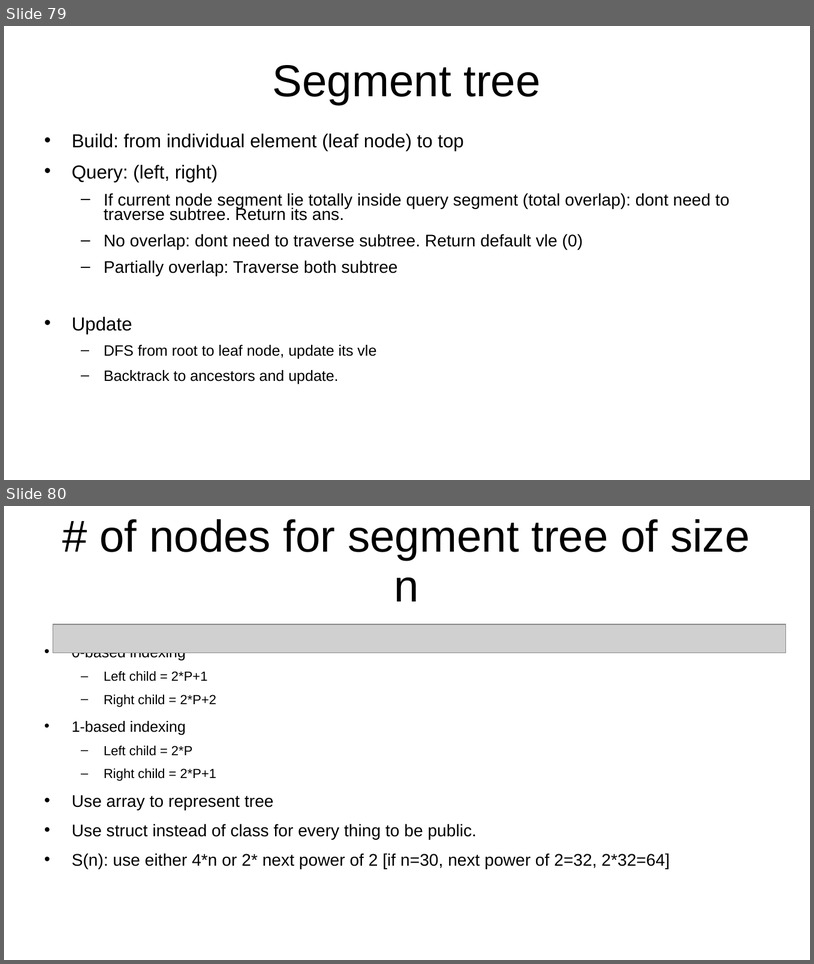
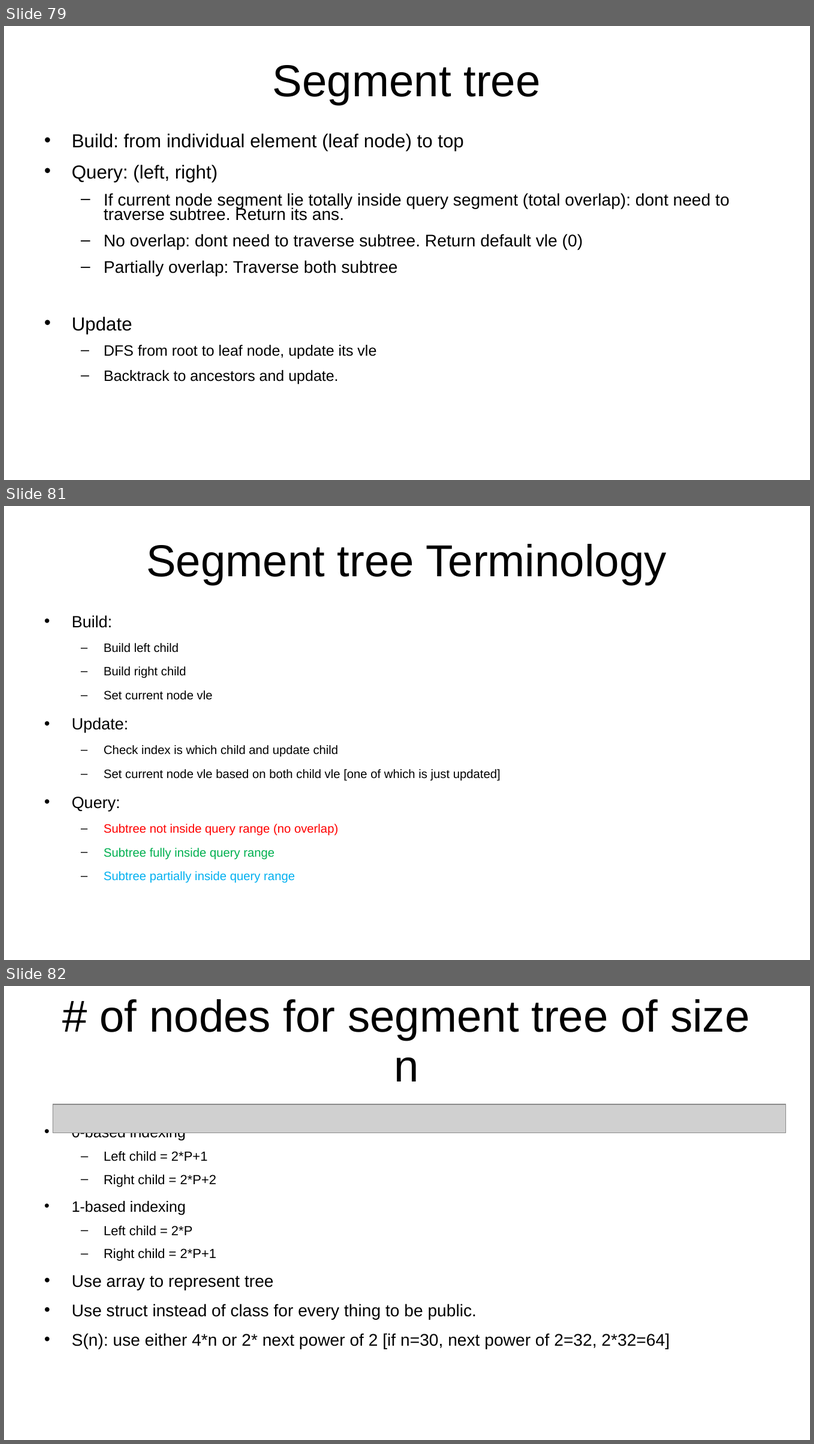
Before and after one commit to kindaichinisan/CompetitiveProgramming, a slide deck: MyCode/competitive_programming.ppt. Shown one above the other, each under a label of ours: slides 79 and 80 before the commit, slides 79, 81 and 82 after it; the slides between them are not shown. The pictures are 814x964 and 814x1444 pixels, drawn with LibreOffice and Linux fonts; fonts in the diff are those of the drawing; grey boxes stand for pictures. Boxes give left, top, right and bottom in pixels: in the first picture for what was removed or moved away, otherwise in the second. Text is boxed around its words. In the diff, an @@ line names an element or a change of style, - is before the commit and + after.

Commit message:
solve leetcode 3762. update SegmentTree coding.

```diff
--- a/MyCode/competitive_programming.ppt
+++ b/MyCode/competitive_programming.ppt
@@ slide 81 added at (4, 506, 810, 960), background #FFFFFF @@
@@ title added at (146, 544, 667, 585), 44 pt, text #000000 @@
+Segment tree Terminology
@@ text added at (72, 615, 501, 883), 12 pt, text #000000 @@
+• Build:
+  – Build left child
+  – Build right child
+  – Set current node vle
+• Update:
+  – Check index is which child and update child
+  – Set current node vle based on both child vle [one of which is just updated]
+• Query:
+  – Subtree not inside query range (no overlap)
+  – Subtree fully inside query range
+  – Subtree partially inside query range
@@ what was slide 80 is now slide 82 @@
```
Also in this commit, not shown: 2 slides changed, 25 other slides added, 7 other files.
